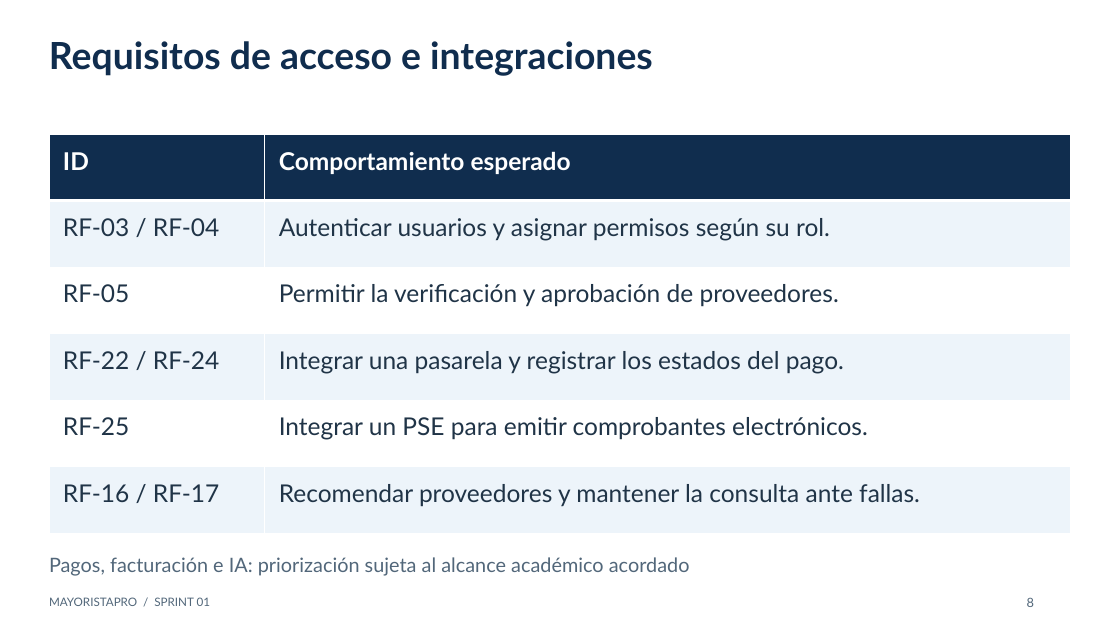
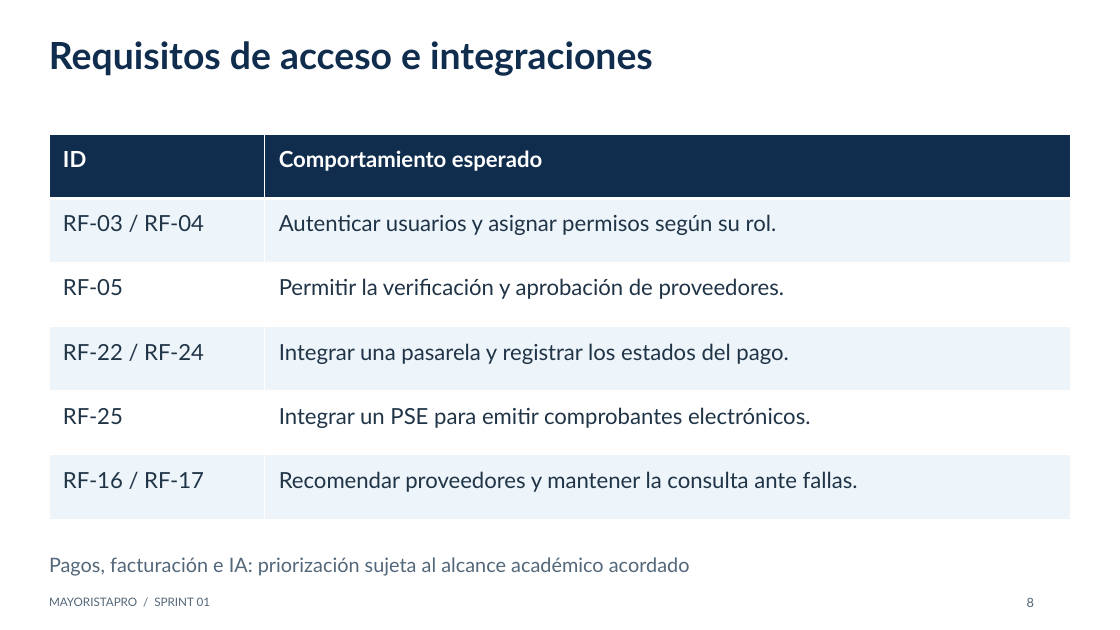
Before and after one commit to Yeltsin-MC/MayoristaPro-B2B-ArquitSoft, a slide deck: slide 8 of presentaciones/MayoristaPro-Sprint-01-tecnologias.pptx. Drawn at 1120x630 pixels with LibreOffice and Linux fonts; fonts in the diff are those of the drawing. Boxes give left, top, right and bottom in pixels: in the first picture for what was removed or moved away, otherwise in the second. Text is boxed around its words. In the diff, an @@ line names an element or a change of style, - is before the commit and + after.

```diff
--- a/presentaciones/MayoristaPro-Sprint-01-tecnologias.pptx
+++ b/presentaciones/MayoristaPro-Sprint-01-tecnologias.pptx
@@ table at (x1=49, y1=134, x2=1071, y2=519) @@
@@ size 21 to 19 pt @@
```
Also in this commit, not shown: 13 other slides changed, 1 slide added, 15 other files.
